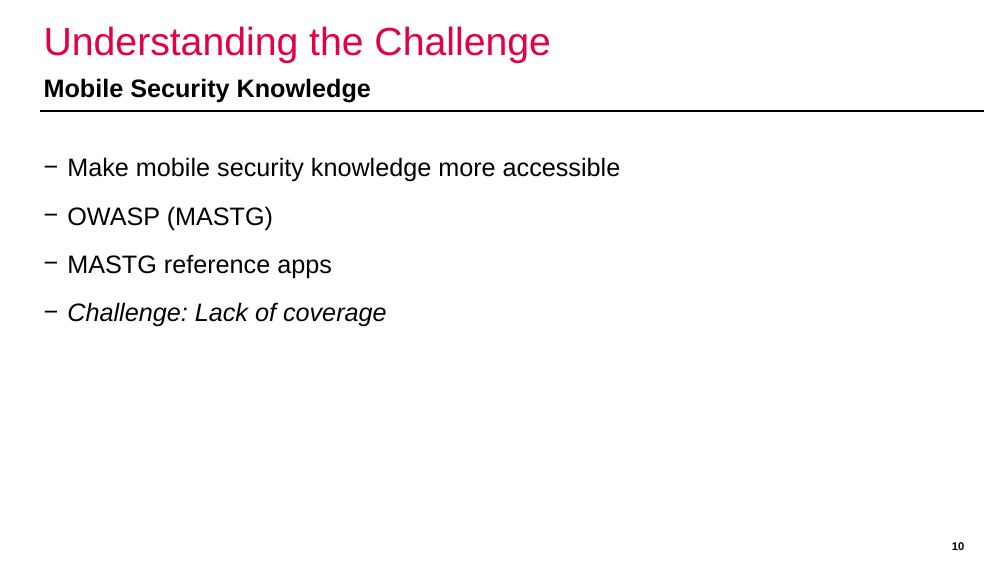
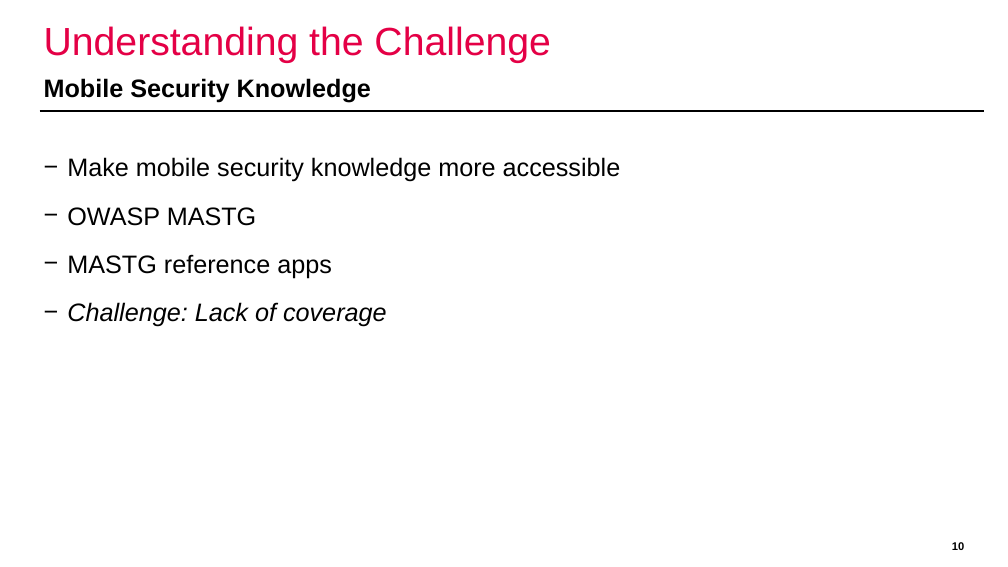
Before and after one commit to domi-cmd/Reference_Application_for_OWASP_MASTG, a slide deck: slide 10 of dev_documents/presentation/ba_thesis_presentation_kronig.pptx. Drawn at 1008x567 pixels with LibreOffice and Linux fonts; fonts in the diff are those of the drawing; background and template pictures are left out. Boxes give left, top, right and bottom in pixels: in the first picture for what was removed or moved away, otherwise in the second. Text is boxed around its words. In the diff, an @@ line names an element or a change of style, - is before the commit and + after.

```diff
--- a/dev_documents/presentation/ba_thesis_presentation_kronig.pptx
+++ b/dev_documents/presentation/ba_thesis_presentation_kronig.pptx
@@ text at [67,207,257,226]: text changed @@
-− OWASP (MASTG)
+− OWASP MASTG
```
Also in this commit, not shown: 12 other slides changed, 2 slides added, 2 slides removed.
